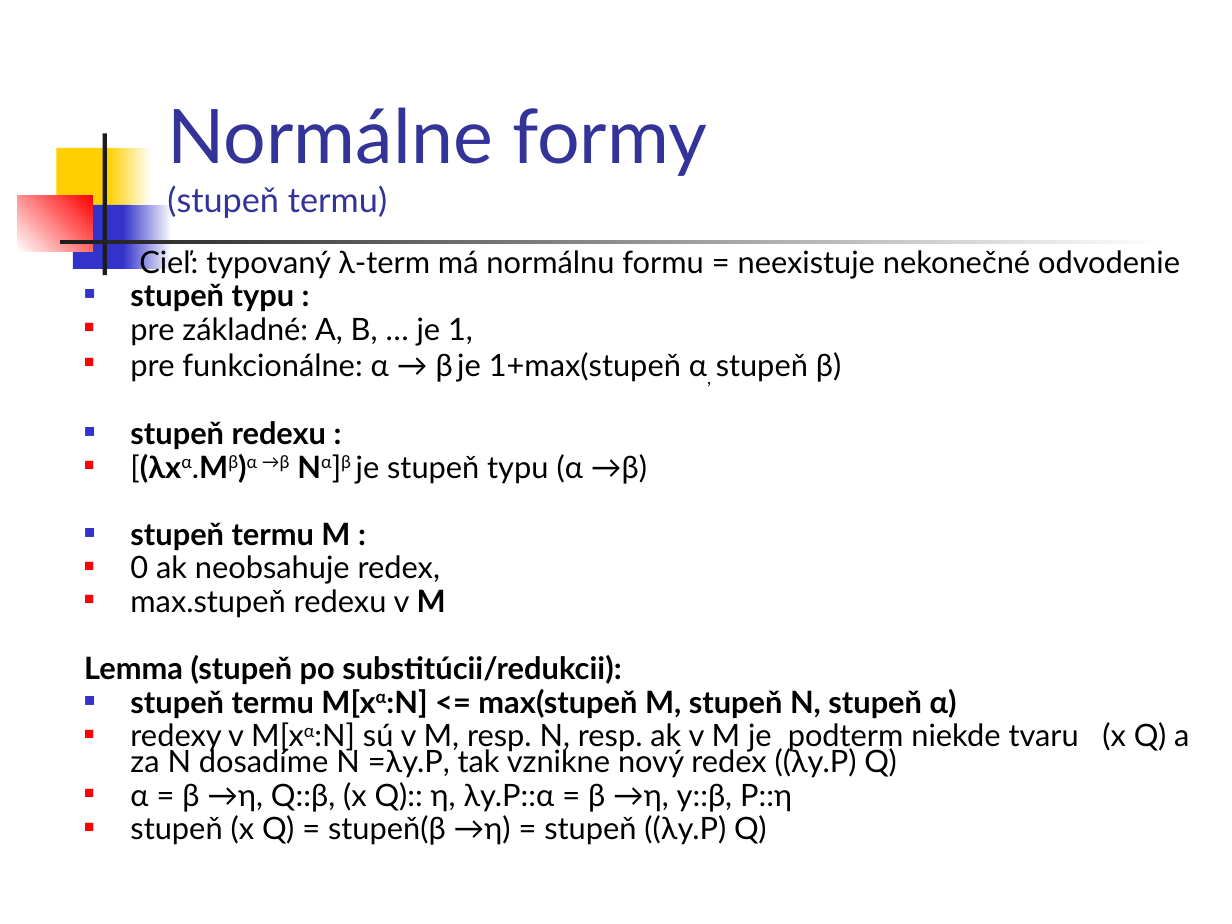
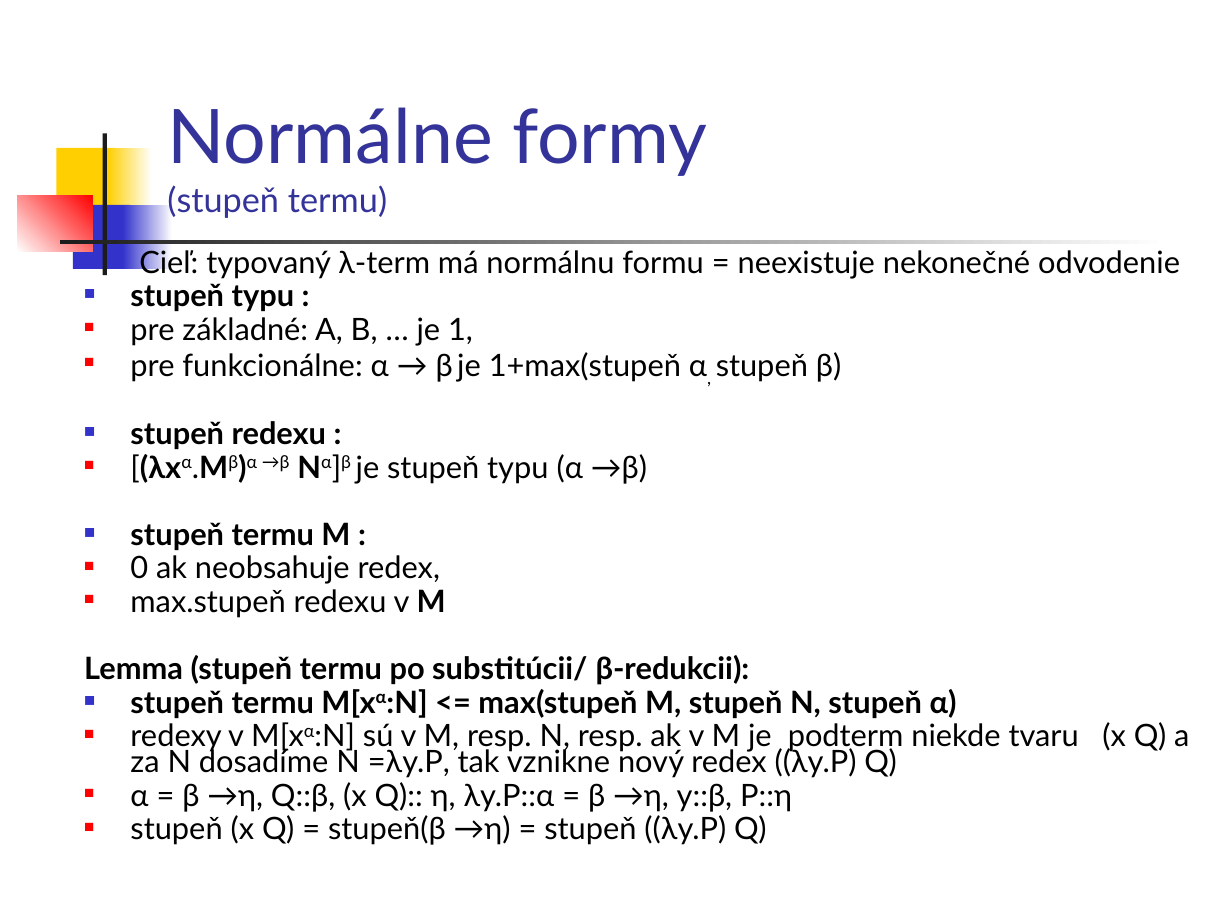
Before and after one commit to Funkcionalne/Prednasky, a slide deck: slide 10 of 08/08_fpro.ppt (slide 6 before the commit). Drawn at 1232x924 pixels with LibreOffice and Linux fonts; fonts in the diff are those of the drawing. Boxes give left, top, right and bottom in pixels: in the first picture for what was removed or moved away, otherwise in the second. Text is boxed around its words. In the diff, an @@ line names an element or a change of style, - is before the commit and + after.

```diff
--- a/08/08_fpro.ppt
+++ b/08/08_fpro.ppt
@@ text at [84, 655, 750, 685]: text changed @@
-Lemma (stupeň po substitúcii/redukcii):
+Lemma (stupeň termu po substitúcii/ β-redukcii):
```
Also in this commit, not shown: 10 other slides changed, 9 slides added, 3 other files.
